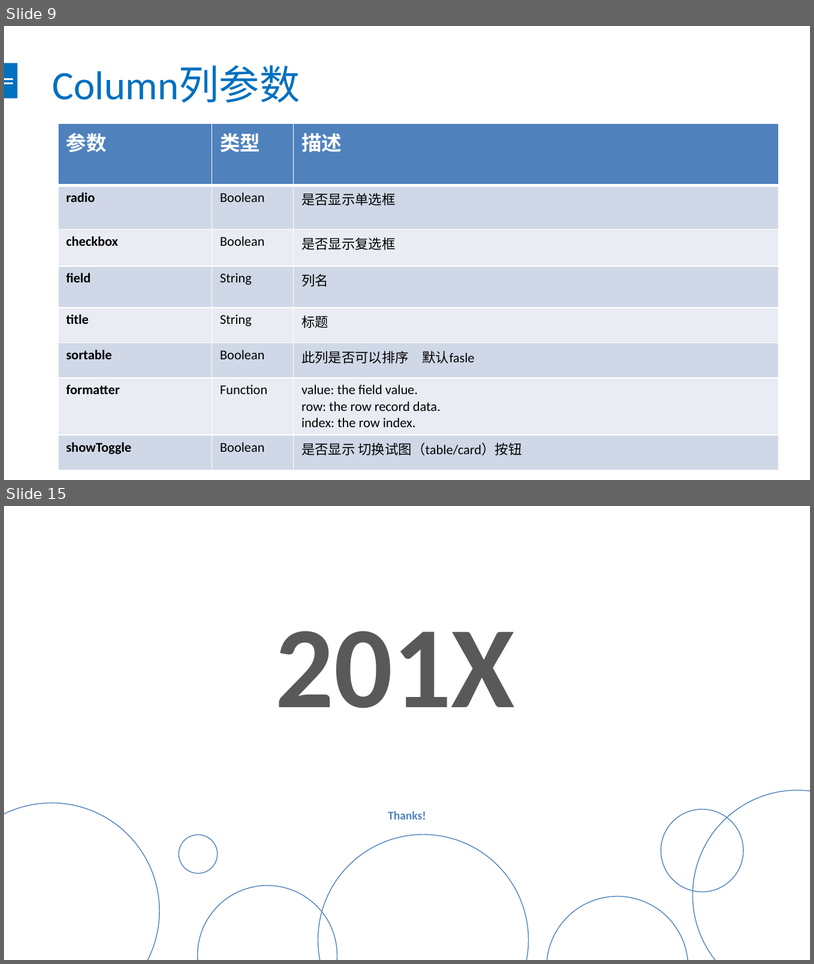
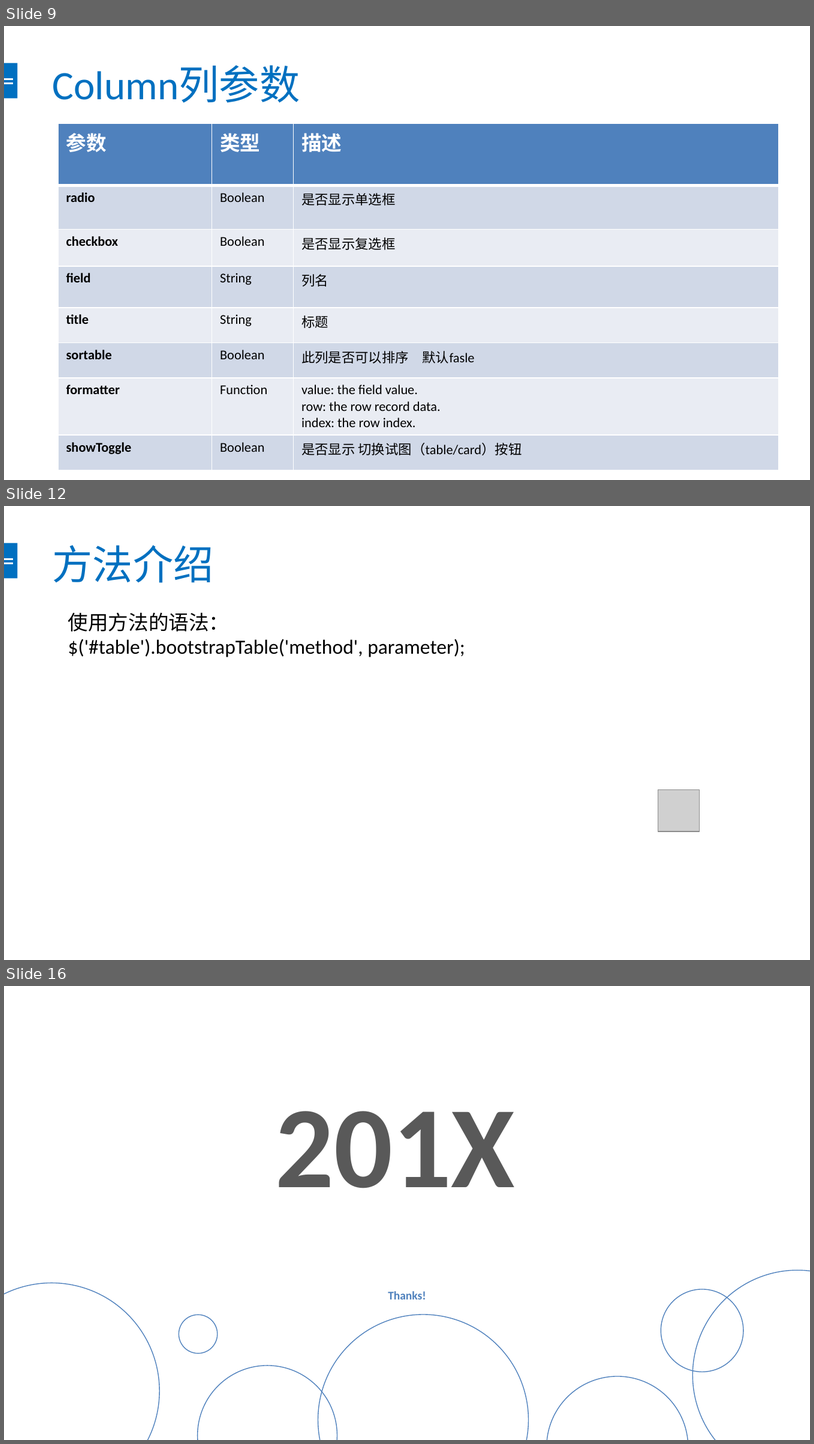
Before and after one commit to chendingguo/workspace, a slide deck: springboot-mybatis-master/bootstrap-table.pptx. Shown one above the other, each under a label of ours: slides 9 and 15 before the commit, slides 9, 12 and 16 after it; the slides between them are not shown. The pictures are 814x964 and 814x1444 pixels, drawn with LibreOffice and Linux fonts; fonts in the diff are those of the drawing; grey boxes stand for pictures. Boxes give left, top, right and bottom in pixels: in the first picture for what was removed or moved away, otherwise in the second. Text is boxed around its words. In the diff, an @@ line names an element or a change of style, - is before the commit and + after.

Commit message:
新增方法

```diff
--- a/springboot-mybatis-master/bootstrap-table.pptx
+++ b/springboot-mybatis-master/bootstrap-table.pptx
@@ slide 12 added at [4,506,810,960], background #FFFFFF; not listed: 3 template elements that a slide beside it also shows @@
@@ title added at [53,545,214,583], 36 pt, text #0070C0 @@
+方法介绍
@@ text added at [68,612,465,657], 18 pt, text #000000 @@
+使用方法的语法：
+$('#table').bootstrapTable('method', parameter);
@@ picture added at [658,790,700,832] @@
@@ what was slide 15 is now slide 16 @@
```
Also in this commit, not shown: 5 other slides added, 5 slides removed, 3 other files.
